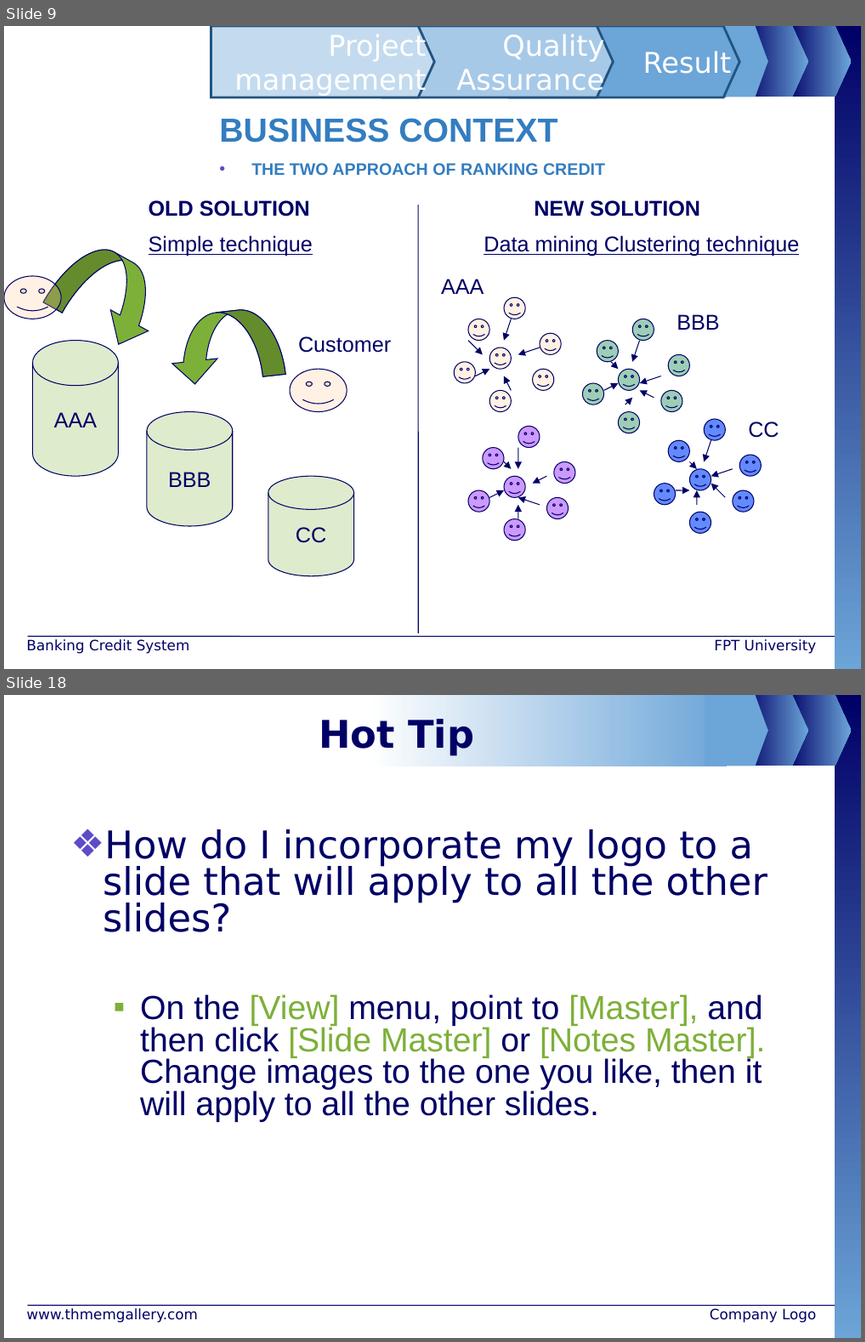
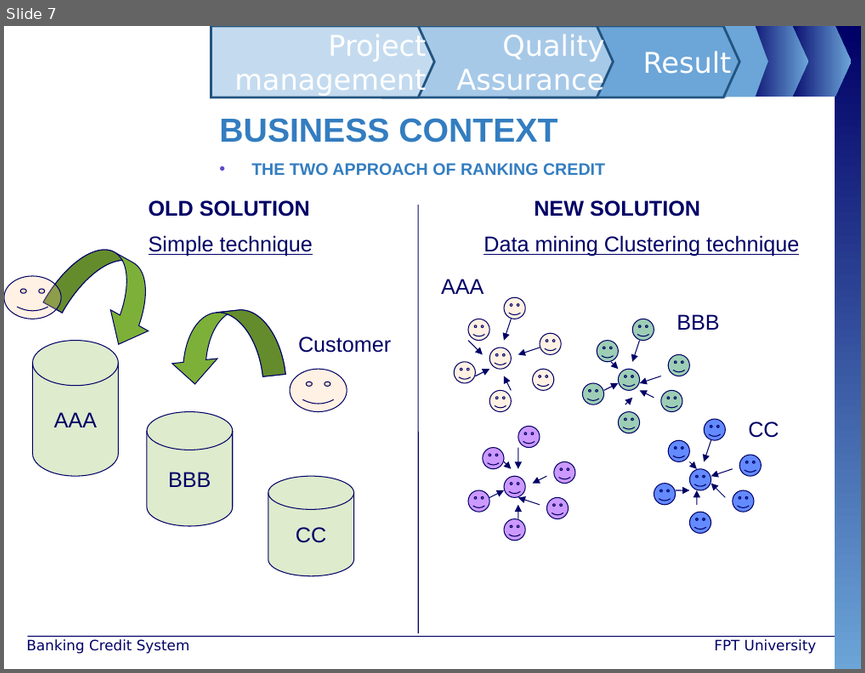
Before and after one commit to maily89/fbdm, a slide deck: Deliverables/LongNT.ppt. Shown one above the other, each under a label of ours: slides 9 and 18 before the commit, slide 7 after it; the slides between them are not shown. The pictures are 865x1342 and 865x673 pixels, drawn with LibreOffice and Linux fonts; fonts in the diff are those of the drawing; background and template pictures are left out. Boxes give left, top, right and bottom in pixels: in the first picture for what was removed or moved away, otherwise in the second. Text is boxed around its words. In the diff, an @@ line names an element or a change of style, - is before the commit and + after.

```diff
--- a/Deliverables/LongNT.ppt
+++ b/Deliverables/LongNT.ppt
@@ slide 18 removed at (x1=4, y1=695, x2=861, y2=1338), background #FFFFFF; not listed: 10 template elements that a slide beside it also shows @@
@@ title removed at (x1=318, y1=719, x2=474, y2=756) @@
-Hot Tip
@@ text removed at (x1=70, y1=828, x2=767, y2=1122) @@
-❖ How do I incorporate my logo to a slide that will apply to all the other slides?
-  ▪ On the [View] menu, point to [Master], and then click [Slide Master] or [Notes Master]. Change images to the one you like, then it will apply to all the other slides.
@@ text removed at (x1=27, y1=1308, x2=198, y2=1322) @@
-www.thmemgallery.com
@@ text removed at (x1=710, y1=1308, x2=816, y2=1322) @@
-Company Logo
@@ what was slide 9 is now slide 7 @@
```
Also in this commit, not shown: 2 slides changed, 25 other slides removed.
